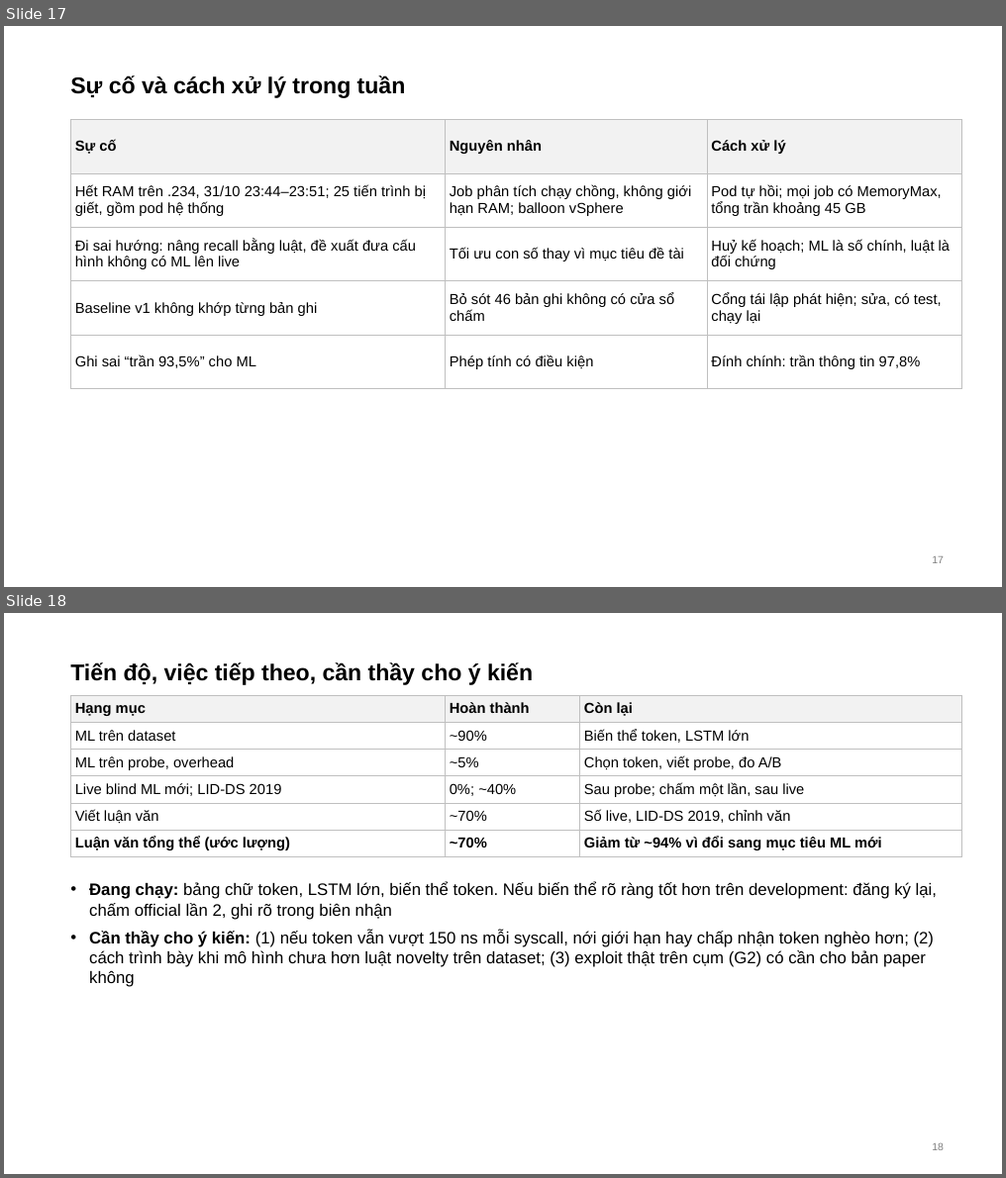
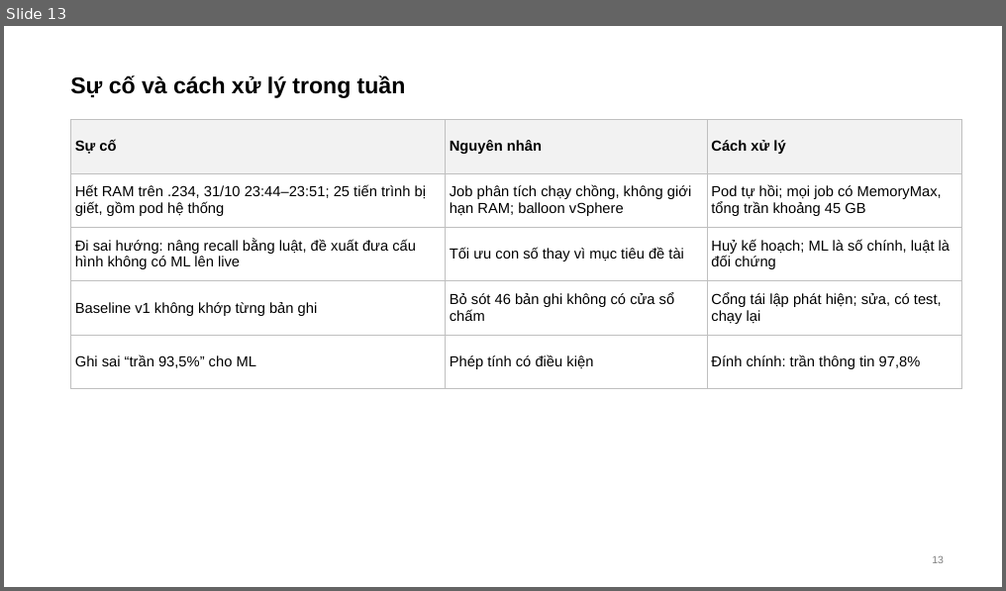
Before and after one commit to tndat-dev/eBPF-project, a slide deck: docs/Slide-runtime_security(06_11).pptx. Shown one above the other, each under a label of ours: slides 17 and 18 before the commit, slide 13 after it. The pictures are 1006x1178 and 1006x591 pixels, drawn with LibreOffice and Linux fonts; fonts in the diff are those of the drawing. Boxes give left, top, right and bottom in pixels: in the first picture for what was removed or moved away, otherwise in the second. Text is boxed around its words. In the diff, an @@ line names an element or a change of style, - is before the commit and + after.

```diff
--- a/docs/Slide-runtime_security(06_11).pptx
+++ b/docs/Slide-runtime_security(06_11).pptx
@@ slide 18 removed at bbox=[4, 613, 1002, 1174], background #FFFFFF @@
@@ title removed at bbox=[70, 663, 533, 685] @@
-Tiến độ, việc tiếp theo, cần thầy cho ý kiến
@@ table removed at bbox=[70, 695, 961, 855], 6 rows, 3 columns @@
-Hạng mục | Hoàn thành | Còn lại
-ML trên dataset | ~90% | Biến thể token, LSTM lớn
-ML trên probe, overhead | ~5% | Chọn token, viết probe, đo A/B
-Live blind ML mới; LID-DS 2019 | 0%; ~40% | Sau probe; chấm một lần, sau live
-Viết luận văn | ~70% | Số live, LID-DS 2019, chỉnh văn
-Luận văn tổng thể (ước lượng) | ~70% | Giảm từ ~94% vì đổi sang mục tiêu ML mới
@@ text removed at bbox=[89, 882, 937, 987] @@
-• Đang chạy: bảng chữ token, LSTM lớn, biến thể token. Nếu biến thể rõ ràng tốt hơn trên development: đăng ký lại, chấm official lần 2, ghi rõ trong biên nhận
-• Cần thầy cho ý kiến: (1) nếu token vẫn vượt 150 ns mỗi syscall, nới giới hạn hay chấp nhận token nghèo hơn; (2) cách trình bày khi mô hình chưa hơn luật novelty trên dataset; (3) exploit thật trên cụm (G2) có cần cho bản paper không
@@ page number removed at bbox=[932, 1144, 944, 1151] @@
-18
@@ what was slide 17 is now slide 13 @@
@@ page number at bbox=[932, 557, 944, 564]: text changed @@
-17
+13
```
Also in this commit, not shown: 11 other slides changed, 4 other slides removed, 1 other file.
